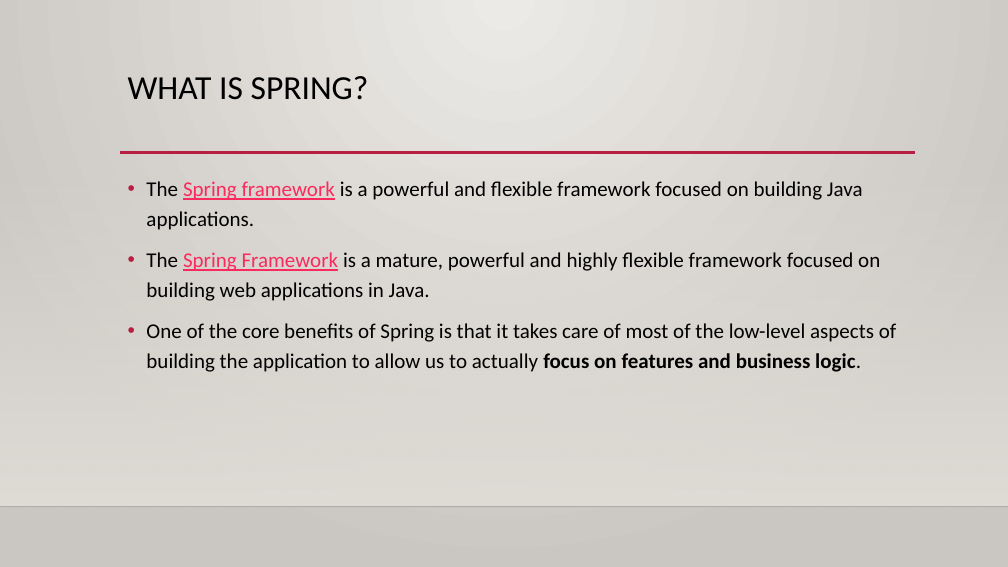
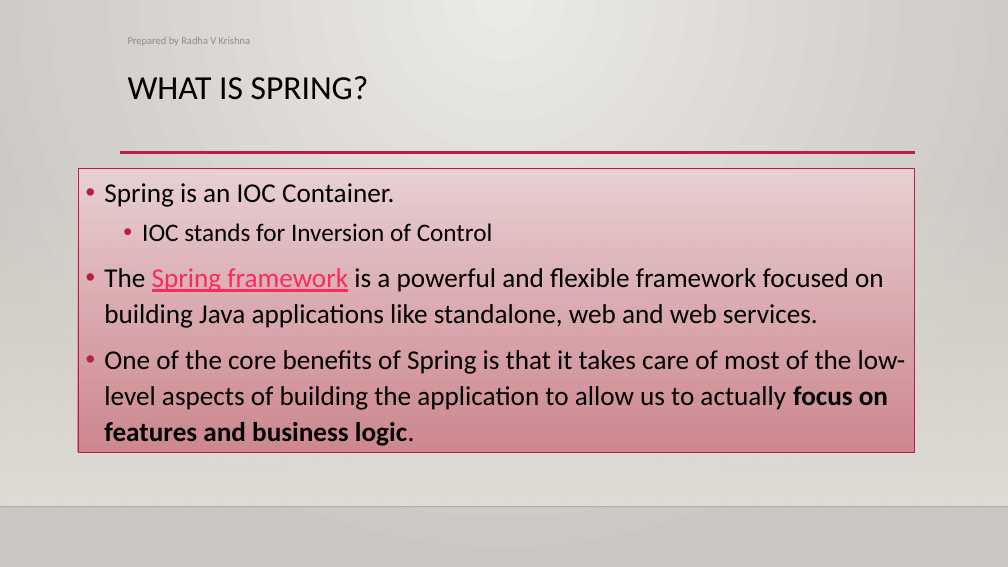
Before and after one commit to jaganspringboot/radhavkrishna1994, a slide deck: slide 2 of Springmaterial/ppts/Java Spring Framework.pptx. Drawn at 1008x567 pixels with LibreOffice and Linux fonts; fonts in the diff are those of the drawing; background and template pictures are left out. Boxes give left, top, right and bottom in pixels: in the first picture for what was removed or moved away, otherwise in the second. Text is boxed around its words. In the diff, an @@ line names an element or a change of style, - is before the commit and + after.

```diff
--- a/Springmaterial/ppts/Java Spring Framework.pptx
+++ b/Springmaterial/ppts/Java Spring Framework.pptx
@@ text added at [128, 37, 250, 45], 10 pt, text #8C8C8C @@
+Prepared by Radha V Krishna
@@ text "Spring is an IOC Container.": place and size @@
-text "Spring is an IOC Container." at [146, 181, 896, 372]
+text "Spring is an IOC Container." at [78, 169, 914, 452]
@@ text "Spring is an IOC Container." at [78, 169, 914, 452]: fill none to gradient #EAD1D3 to #CD828A; outline none to #B71E42 0.75 pt @@
@@ text at [104, 183, 884, 328]: text changed; size 20 to 25.9 pt @@
-• The Spring framework is a powerful and flexible framework focused on building Java applications.
-• The Spring Framework is a mature, powerful and highly flexible framework focused on building web applications in Java.
+• Spring is an IOC Container.
+  • IOC stands for Inversion of Control
+• The Spring framework is a powerful and flexible framework focused on building Java applications like standalone, web and web services.
@@ text at [104, 350, 906, 446]: size 20 to 25.9 pt in "One of the core benefits of Spring ..."; line spacing 1.2 to 1.1 @@
```
Also in this commit, not shown: 9 other slides changed, 7 slides added, 17 slides removed, 3 other files.
